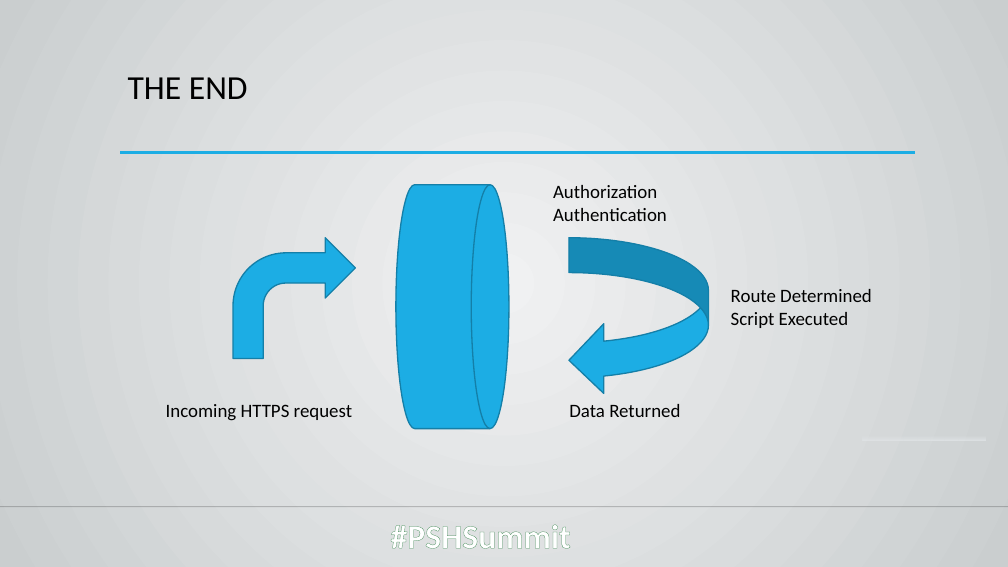
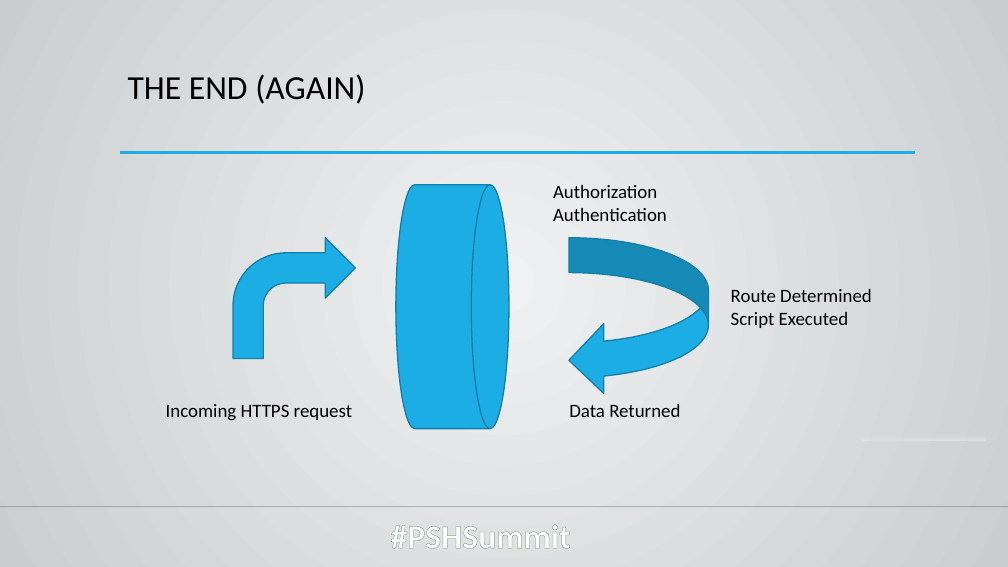
Before and after one commit to jpsider/Invoke-Automation, a slide deck: slide 7 of Powershell/PowerShellConference2022/Sider_PSConf_2022.pptx (slide 8 before the commit). Drawn at 1008x567 pixels with LibreOffice and Linux fonts; fonts in the diff are those of the drawing; background and template pictures are left out. Boxes give left, top, right and bottom in pixels: in the first picture for what was removed or moved away, otherwise in the second. Text is boxed around its words. In the diff, an @@ line names an element or a change of style, - is before the commit and + after.

```diff
--- a/Powershell/PowerShellConference2022/Sider_PSConf_2022.pptx
+++ b/Powershell/PowerShellConference2022/Sider_PSConf_2022.pptx
@@ title at [128, 74, 365, 104]: text changed @@
-THE END
+THE END (AGAIN)
```
Also in this commit, not shown: 3 other slides changed, 3 slides added, 4 slides removed, 2 other files.
